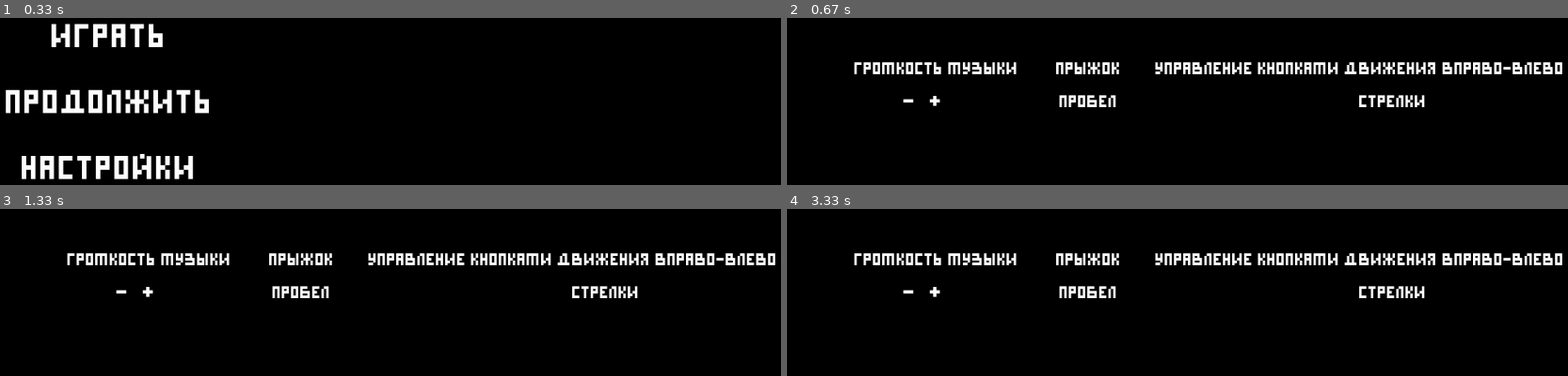
Above: before the commit, frames 1-4 (two rows, left to right).
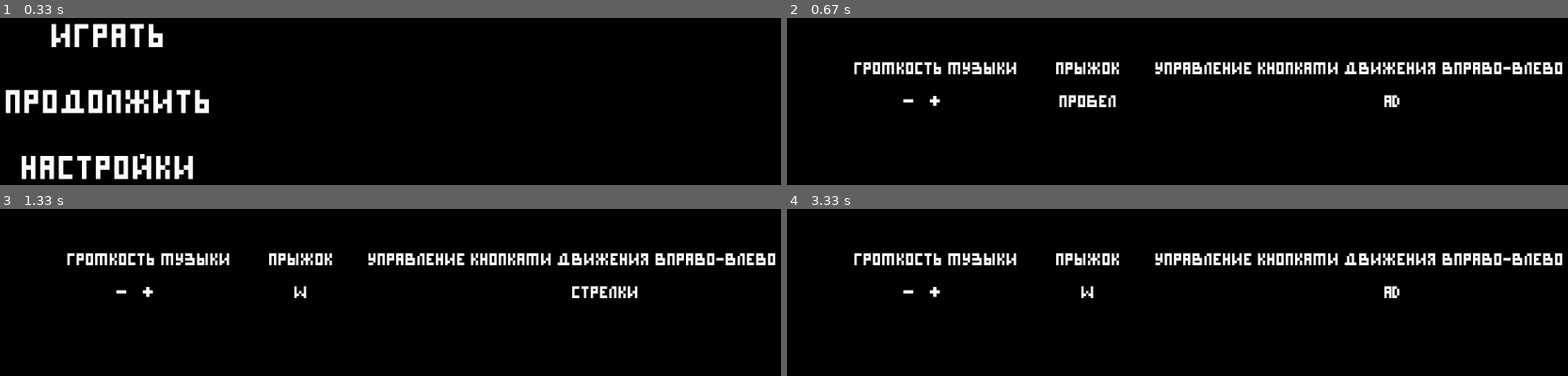
Above: after the commit, the same moments.

Repository: justxale/pygame-cyphered
Game: pygame game, started from main.py
Same seed, same stepped clock (60 frames per second), same inputs: the game is played once before the commit and once after it.
Inputs (mouse positions are in pixels of both pictures, inside the frame that each line leads up to):
- Up to frame 1 (0.33 s): no input
- Up to frame 2 (0.67 s): click "Настройки" at 0.38 s
- Up to frame 3 (1.33 s): click "пробел" at 0.72 s; click (601, 290) at 1.05 s, where only the run after the commit has a clickable "ad"
- Up to frame 4 (3.33 s): click (1091, 290) at 1.38 s, where only the run after the commit has a clickable "w"; click "стрелки" at 1.72 s; click (1388, 290) at 2.05 s, where only the run after the commit has a clickable "ad"; click "пробел" at 2.88 s; click "стрелки" at 3.22 s

Frame 1 is identical in both runs. In frame 2, 0.4% of the frame differs, in the area x 73-82%, y 46-54%; in frame 3, 0.4%; in frame 4, 0.8%, in the area x 34-82%, y 46-54%.

Commit message:
Настройки

Diff:
--- a/cyphered/scenes/settings.py
+++ b/cyphered/scenes/settings.py
@@ -31,13 +31,17 @@
                     if self.jump_button[2].collidepoint(mouse_pos):
                         if Settings.jump_key == "w":
                             Settings.jump_key = 'space'
+                            self.jump_button = Button("пробел", font_size=25, step_x=-160)
                         else:
                             Settings.jump_key = 'w'
+                            self.jump_button = Button("w", font_size=25, step_x=-160)
                     if self.rightleft_button[2].collidepoint(mouse_pos):
                         if Settings.move_keys == "arrows":
                             Settings.move_keys = "ad"
+                            self.rightleft_button = Button("ad", step_x=300, font_size=25)
                         else:
                             Settings.move_keys = "arrows"
+                            self.rightleft_button = Button("стрелки", step_x=300, font_size=25)
                     Settings.save_settings()
 
     def render(self, screen):
--- a/gamedata/settings.json
+++ b/gamedata/settings.json
@@ -1 +1 @@
-{"music_volume": 1.0, "sound_volume": 1.0, "jump_key": "space", "move_keys": "arrows"}
+{"music_volume": 1.0, "sound_volume": 1.0, "jump_key": "space", "move_keys": "ad"}
